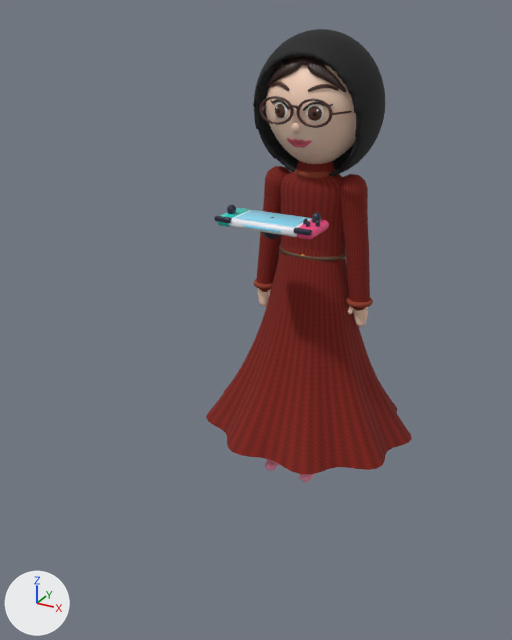
Two versions of the glTF model frontend/public/models/avatar.glb, one commit apart.
Before and after are seen from a camera (50 mm lens) standing at (1.23, -2.75, 2.06) and looking at (-0.11, -0.32, 0.84). Every picture has the same lights, and +X, +Y and +Z are marked at lower left. The first picture is the older version.

In view in the first picture: 'Mesh_ConsoleScreen', 'Mesh_Dress', 'Mesh_Hair', 'Mesh_Hijab', 'Mesh_Skin' and 13 more.
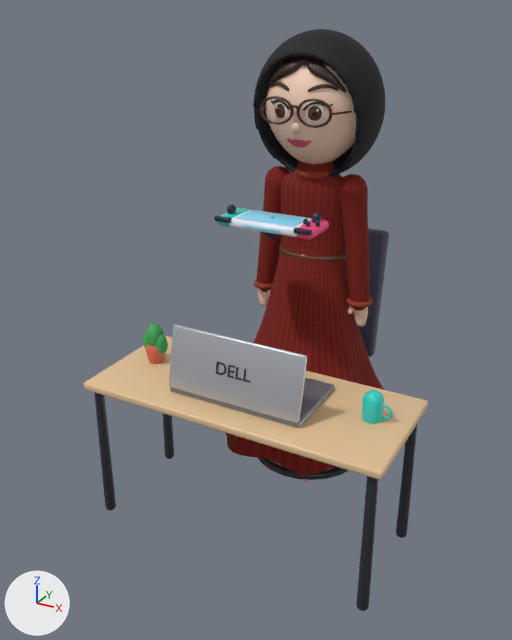
Patch to the scene script:
```diff
--- a/frontend/public/models/avatar.glb.py
+++ b/frontend/public/models/avatar.glb.py
@@ ob_mesh_desktopwood @@
+ob_mesh_desktopwood = bpy.data.objects.new('Mesh_DeskTopWood', me_cube_007)  # 96 vertices, 188 faces; spans x -0.65..0.65, y -0.83..-0.28, z 0.605..0.64; in mat_desktopwood (beige #e3c196)
+ob_mesh_desktopwood.location = (0.0, 0.0, 0.0)
@@ ob_mesh_deskpot @@
+ob_mesh_deskpot = bpy.data.objects.new('Mesh_DeskPot', me_plantpot)  # 122 vertices, 240 faces; spans x -0.545..-0.455, y -0.565..-0.475, z 0.609..0.743; in mat_deskpot (orange #d96c4f)
+ob_mesh_deskpot.location = (0.0, 0.0, 0.0)
@@ ob_mesh_deskmug @@
+ob_mesh_deskmug = bpy.data.objects.new('Mesh_DeskMug', me_mug)  # 218 vertices, 432 faces; spans x 0.46..0.578, y -0.56..-0.48, z 0.603..0.758; in mat_deskmug (cyan #2ed3c6)
+ob_mesh_deskmug.location = (0.0, 0.0, 0.0)
@@ ob_mesh_deskleaf @@
+ob_mesh_deskleaf = bpy.data.objects.new('Mesh_DeskLeaf', me_sphere_015)  # a UV sphere (12 segments, 8 rings, poles along z) spanning x -0.54..-0.46, y -0.56..-0.48, z 0.697..0.817; a UV sphere (12 segments, 8 rings, poles along z) spanning x -0.56..-0.5, y -0.55..-0.49, z 0.677..0.777; a UV sphere (12 segments, 8 rings, poles along z) spanning x -0.5..-0.44, y -0.55..-0.49, z 0.677..0.777; in mat_deskleaf (green #3fa85a)
+ob_mesh_deskleaf.location = (0.0, 0.0, 0.0)
@@ ob_mesh_desklaptopsilver @@
+ob_mesh_desklaptopsilver = bpy.data.objects.new('Mesh_DeskLaptopSilver', me_cube_011)  # 96 vertices, 188 faces; spans x -0.29..0.29, y -0.727..-0.659, z 0.664..0.919; in mat_desklaptopsilver (light grey #c9ccd3)
+ob_mesh_desklaptopsilver.location = (0.0, 0.0, 0.0)
@@ ob_mesh_desklaptopdark @@
+ob_mesh_desklaptopdark = bpy.data.objects.new('Mesh_DeskLaptopDark', me_deskleg1_1)  # 670 vertices, 1308 faces; spans x -0.629..0.629, y -0.809..0.3, z -0.024..0.82; in mat_desklaptopdark (dark grey #2b2e36)
+ob_mesh_desklaptopdark.location = (0.0, 0.0, 0.0)
@@ ob_mesh_desklaptopbase @@
+ob_mesh_desklaptopbase = bpy.data.objects.new('Mesh_DeskLaptopBase', me_cube_010)  # 96 vertices, 188 faces; spans x -0.29..0.29, y -0.72..-0.38, z 0.64..0.664; in mat_desklaptopbase (grey #8d929d)
+ob_mesh_desklaptopbase.location = (0.0, 0.0, 0.0)
@@ ob_mesh_deskchair @@
+ob_mesh_deskchair = bpy.data.objects.new('Mesh_DeskChair', me_cube_008)  # 192 vertices, 376 faces; spans x -0.23..0.23, y -0.08..0.37, z 0.37..1.108; in mat_deskchair (greyish blue #4b4f63)
+ob_mesh_deskchair.location = (0.0, 0.0, 0.0)
```

Changed parts and their boxes (x1, y1, x2, y2) in the pictures (512 x 640 px):
'Mesh_DeskTopWood', added (beige)
    after: (84, 336, 428, 480)
'Mesh_DeskLaptopSilver', added
    after: (169, 324, 307, 423)
'Mesh_DeskLaptopDark', added
    after: (94, 362, 418, 611)
'Mesh_DeskChair', added
    after: (345, 228, 389, 357)
'Mesh_DeskLaptopBase', added
    after: (170, 377, 335, 428)
'Mesh_DeskMug', added (cyan)
    after: (362, 390, 393, 424)
'Mesh_DeskLeaf', added (green)
    after: (143, 323, 168, 355)
'Mesh_DeskPot', added
    after: (145, 345, 165, 364)
